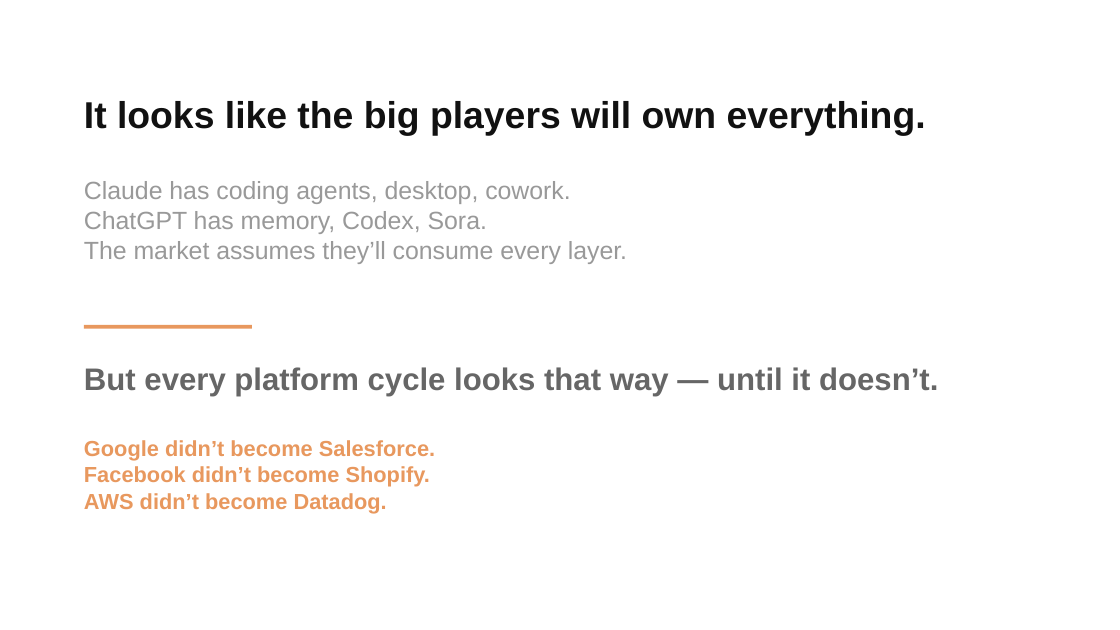
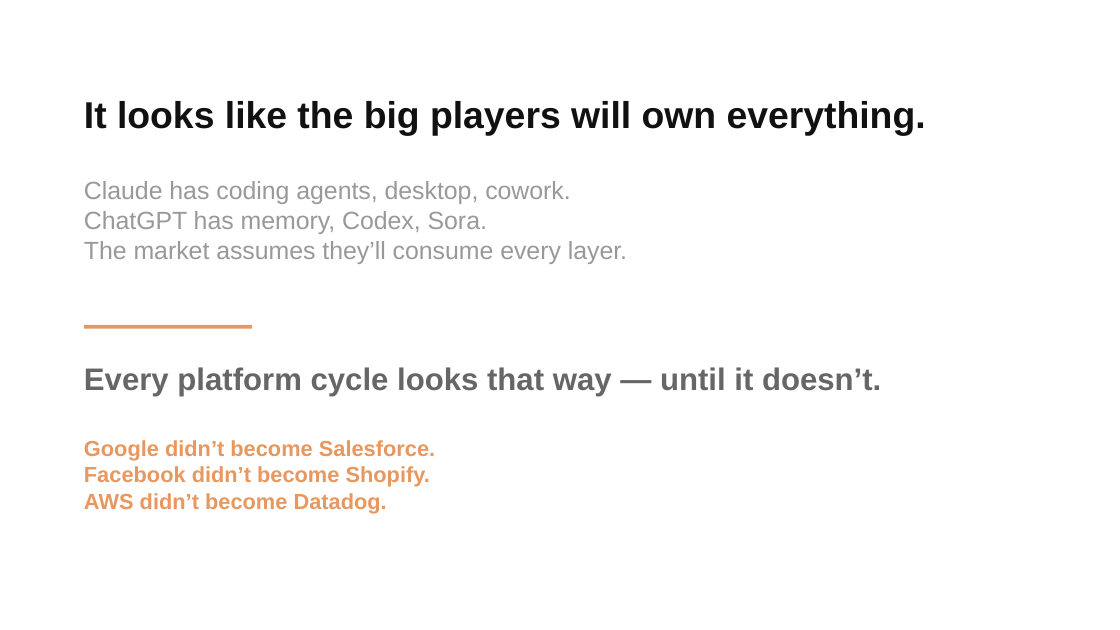
Before and after one commit to Kvkthecreator/yarnnnn, a slide deck: slide 2 of docs/working_docs/investors/IR Deck - yarnnn - March 2026.pptx. Drawn at 1120x630 pixels with LibreOffice and Linux fonts; fonts in the diff are those of the drawing. Boxes give left, top, right and bottom in pixels: in the first picture for what was removed or moved away, otherwise in the second. Text is boxed around its words. In the diff, an @@ line names an element or a change of style, - is before the commit and + after.

```diff
--- a/docs/working_docs/investors/IR Deck - yarnnn - March 2026.pptx
+++ b/docs/working_docs/investors/IR Deck - yarnnn - March 2026.pptx
@@ text at [84,367,881,396]: text changed @@
-But every platform cycle looks that way — until it doesn’t.
+Every platform cycle looks that way — until it doesn’t.
```
Also in this commit, not shown: 12 other slides changed, 1 slide added, 1 slide removed, 7 other files.
